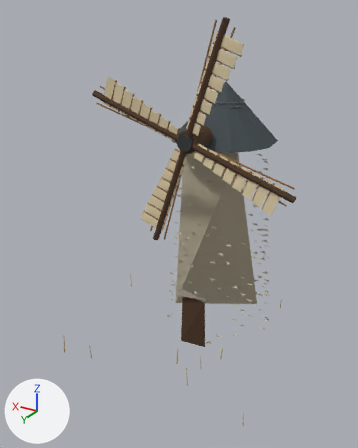
What one commit did to the glTF model apps/web/public/assets/models/authored/rice_mill.glb.
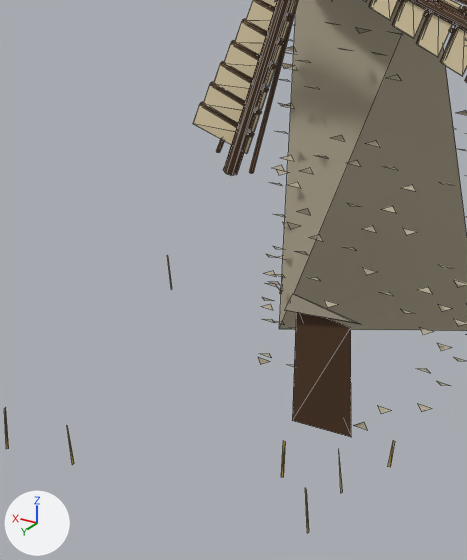
Each version is shown whole from a camera (50 mm lens) standing at (-4.89, 9.28, 7.07) and looking at (0.33, 0.58, 2.72), then close up on the part from 17% to 70% of the width and 38% to 89% of the height. Every picture has the same lights, and +X, +Y and +Z are marked at lower left. The last two pictures show the newer version. The close-ups show mesh edges as thin lines. Vertices at exactly the same position are counted once.

Script lines for the objects in view, before the commit:
```python
me_mesh_0 = bpy.data.meshes.new('Mesh_0')
me_mesh_0.from_pydata(...)  # 1738 vertices, 2067 faces; spans x -2.48..2.48, y -2.76..2.76, z 0.0..6.98
me_mesh_0.materials.append(mat_vertex_palette)
ob_mesh_0 = bpy.data.objects.new('Mesh_0', me_mesh_0)
ob_mesh_0.location = (0.0, 0.0, 0.0)
```
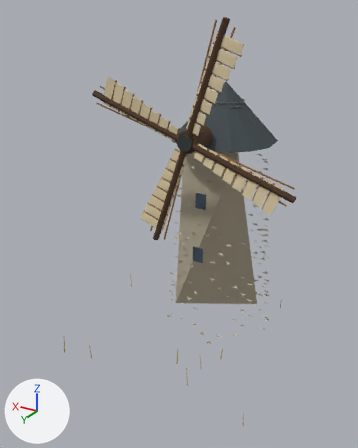
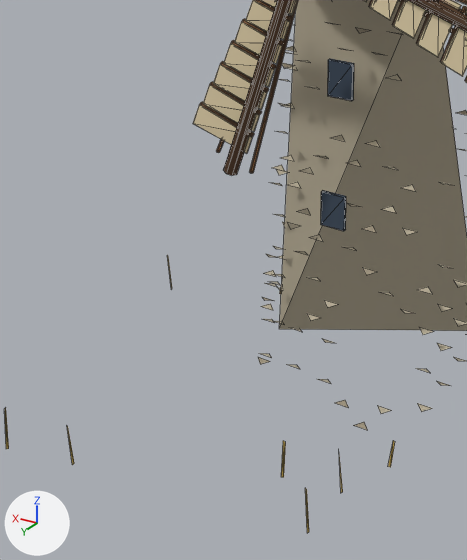
Diff of the bpy script that builds the scene:
```diff
--- a/apps/web/public/assets/models/authored/rice_mill.glb.py
+++ b/apps/web/public/assets/models/authored/rice_mill.glb.py
@@ me_mesh_0 @@
 # used by ob_mesh_0; location = (0.0, 0.0, 0.0)
-me_mesh_0.from_pydata(...)  # 1738 vertices, 2067 faces; spans x -2.48..2.48, y -2.76..2.76, z 0.0..6.98
+me_mesh_0.from_pydata(...)  # 1746 vertices, 2083 faces; spans x -2.48..2.48, y -2.76..2.76, z 0.0..6.98
+# me_mesh_0 part 1: a new loose piece, a box spanning x -0.42..-0.185, y 0.827..0.86, z 2.069..2.399, in mat_vertex_palette
+# me_mesh_0 part 2: a new loose piece, a box spanning x -0.42..-0.185, y 0.735..0.768, z 3.27..3.6, in mat_vertex_palette
+# me_mesh_0 part 3: the loose piece of 4 vertices spanning x -0.6..0.0, y 0.97..1.04, z 0.0..1.23 is deleted
+# me_mesh_0 part 4: the loose piece of 4 vertices spanning x -0.66..0.05, y 0.94..1.08, z 1.23..1.33 is deleted
 me_mesh_0.materials.append(mat_vertex_palette)
```

Boxes [x1, y1, x2, y2] around the edits, measured in the close-ups (467 x 560 px):
part 1 of me_mesh_0, added (blue)
    after: [321, 190, 346, 231]
part 2 of me_mesh_0, added (blue)
    after: [328, 59, 354, 101]
part 3 of me_mesh_0, deleted (brown)
    before: [292, 313, 351, 437]
part 4 of me_mesh_0, deleted
    before: [285, 294, 361, 325]
